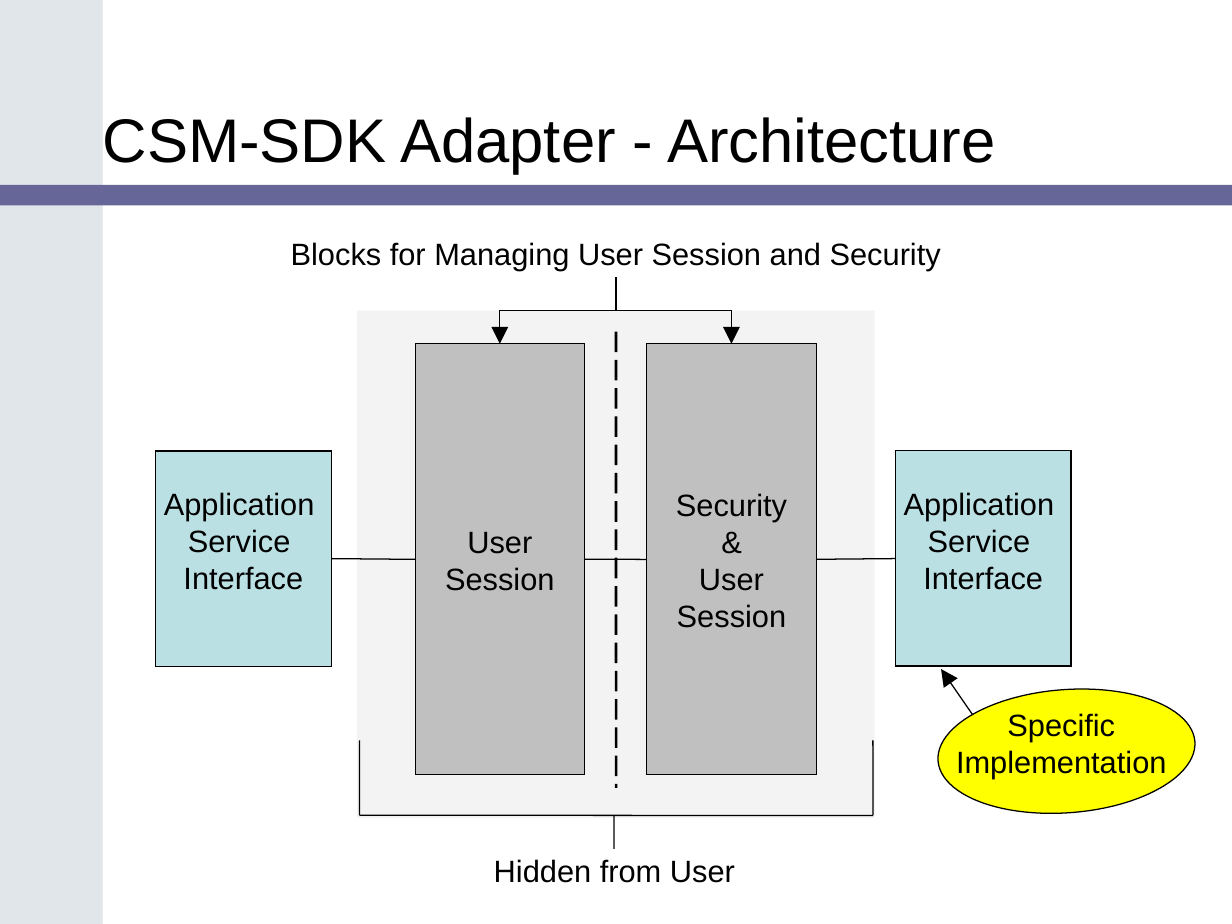
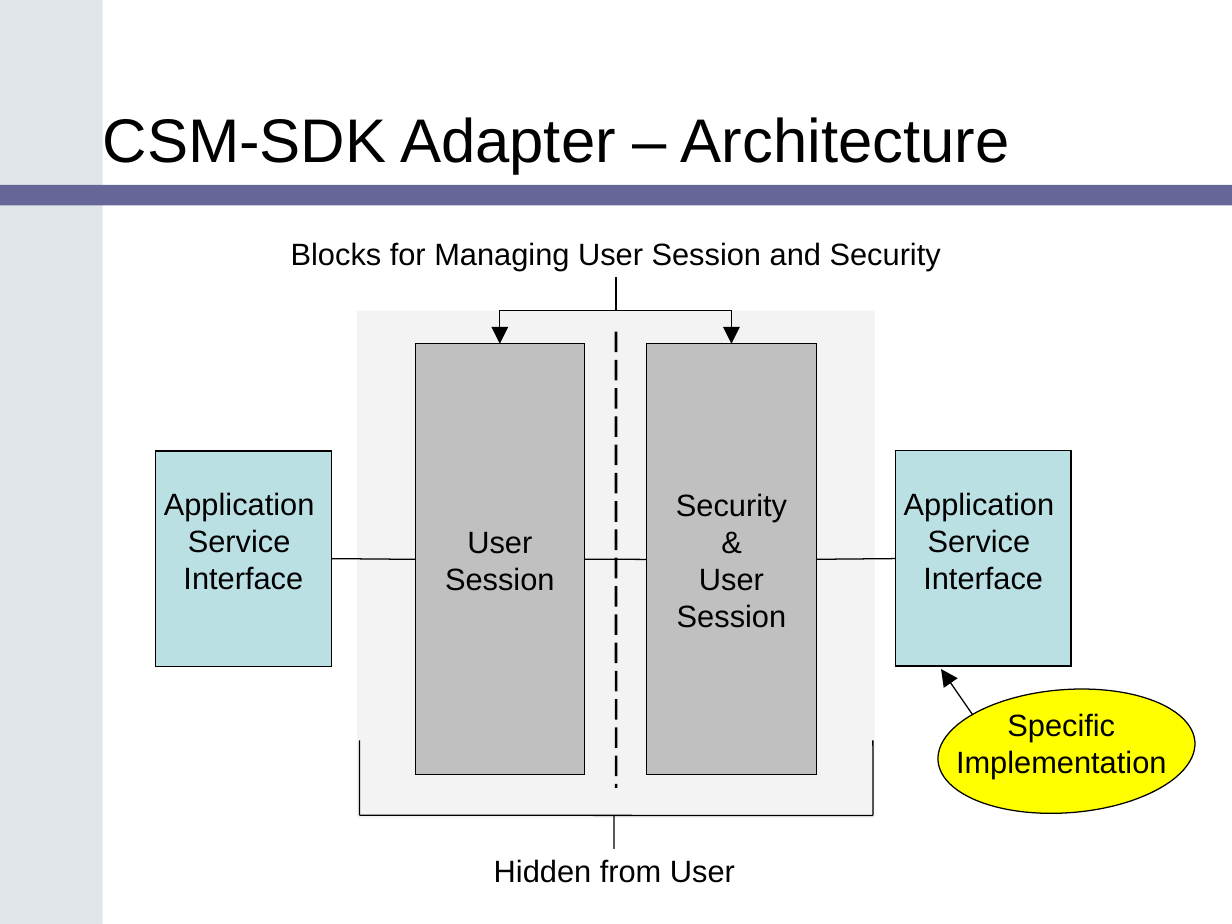
Before and after one commit to CBIIT/common-security-module-docs, a slide deck: slide 8 of Presentations/SDK_Bootcamp_CSM_v1.ppt. Drawn at 1232x924 pixels with LibreOffice and Linux fonts; fonts in the diff are those of the drawing; background and template pictures are left out. Boxes give left, top, right and bottom in pixels: in the first picture for what was removed or moved away, otherwise in the second. Text is boxed around its words. In the diff, an @@ line names an element or a change of style, - is before the commit and + after.

```diff
--- a/Presentations/SDK_Bootcamp_CSM_v1.ppt
+++ b/Presentations/SDK_Bootcamp_CSM_v1.ppt
@@ title at (103,117,1009,173): text changed @@
-CSM-SDK Adapter - Architecture
+CSM-SDK Adapter – Architecture
```
